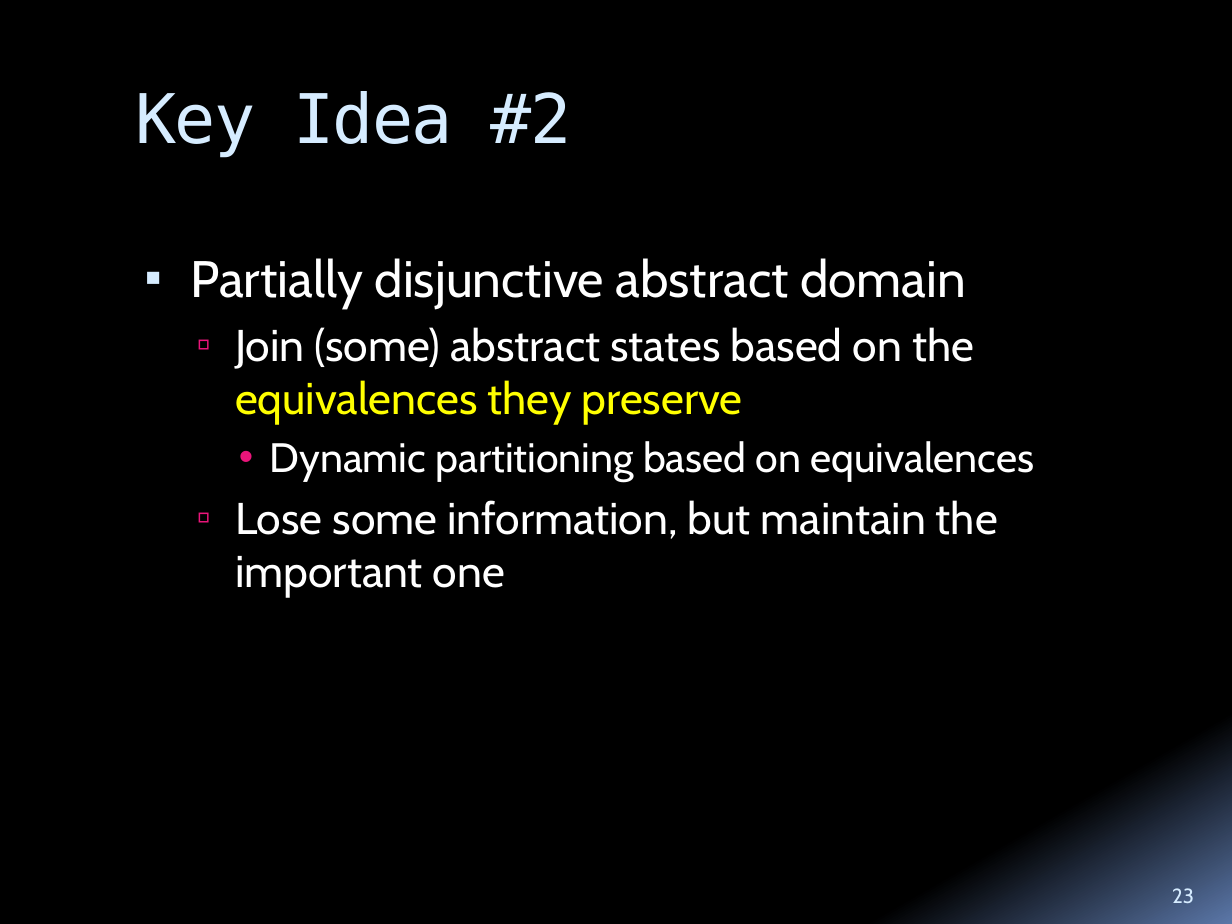
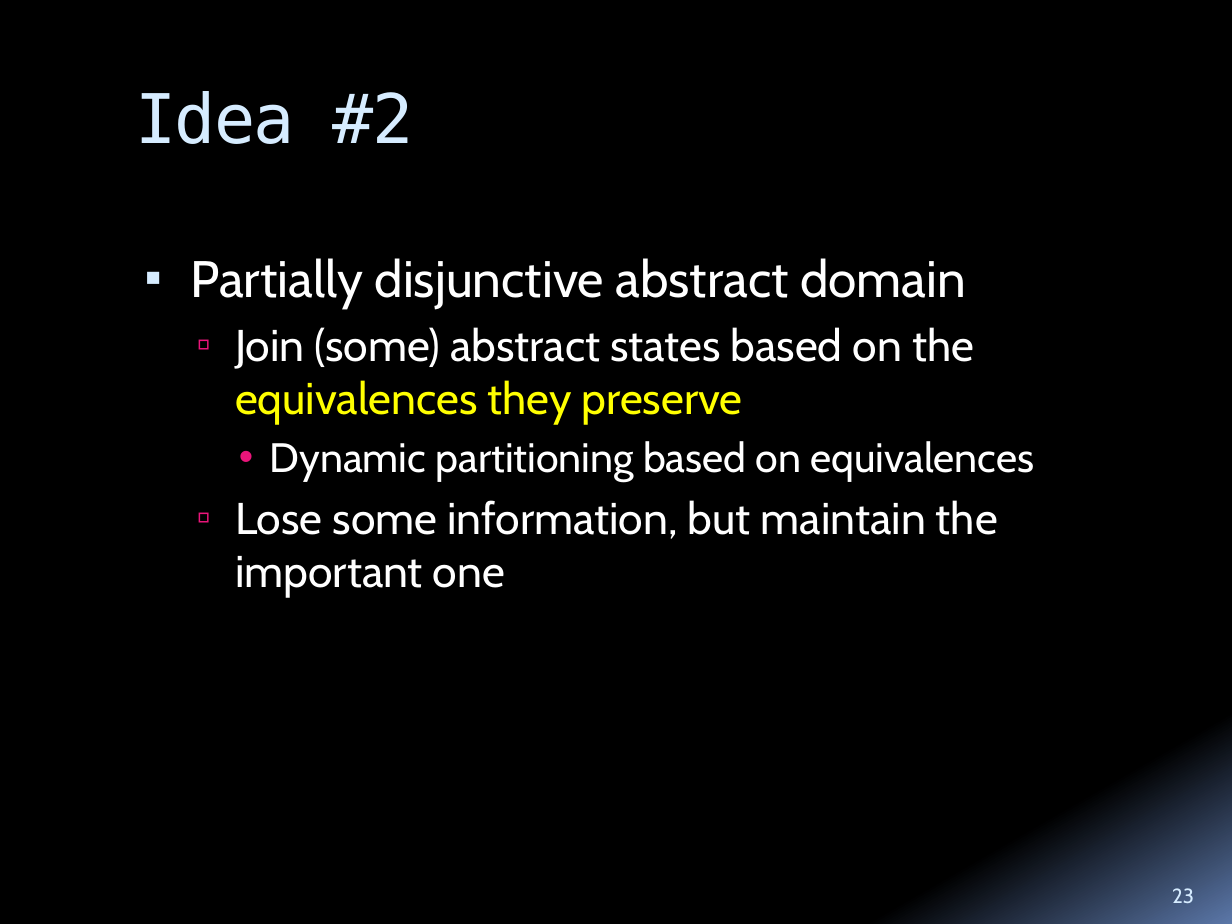
Before and after one commit to tech-srl/differential, a slide deck: slide 23 of doc/phd-proposal/Differential-PhD-Exam.pptx. Drawn at 1232x924 pixels with LibreOffice and Linux fonts; fonts in the diff are those of the drawing. Boxes give left, top, right and bottom in pixels: in the first picture for what was removed or moved away, otherwise in the second. Text is boxed around its words. In the diff, an @@ line names an element or a change of style, - is before the commit and + after.

```diff
--- a/doc/phd-proposal/Differential-PhD-Exam.pptx
+++ b/doc/phd-proposal/Differential-PhD-Exam.pptx
@@ title at (135,91,414,144): text changed @@
-Key Idea #2
+Idea #2
```
Also in this commit, not shown: 11 other slides changed, 1 slide added.
